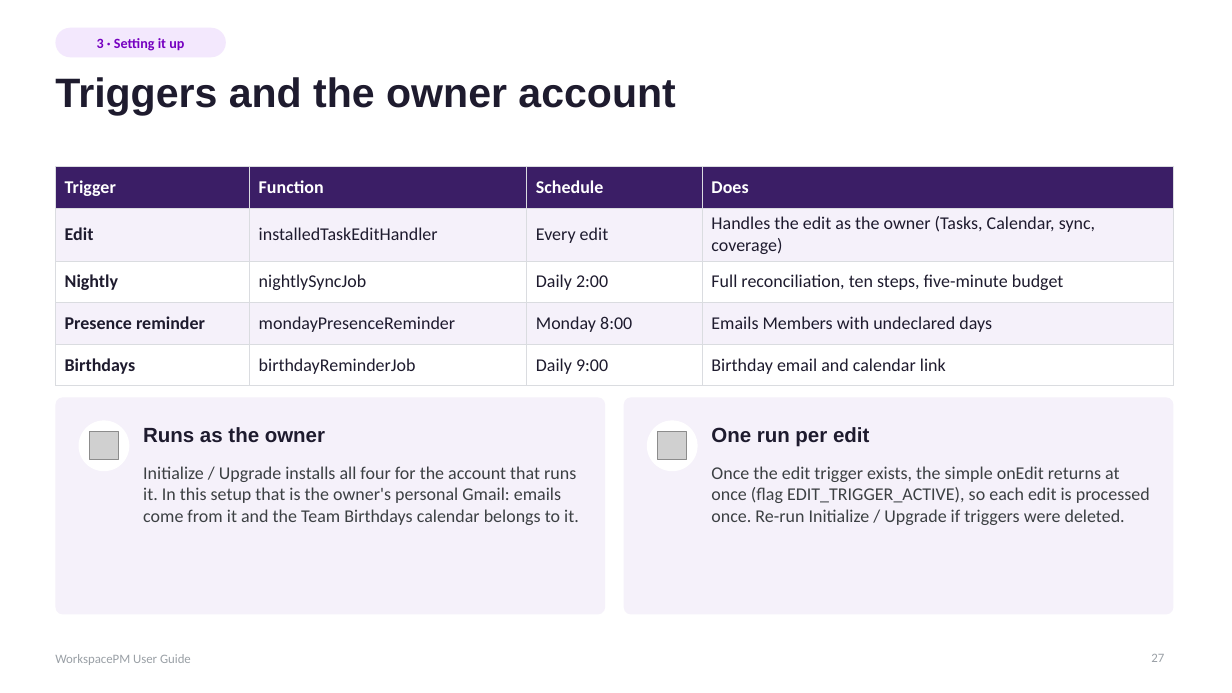
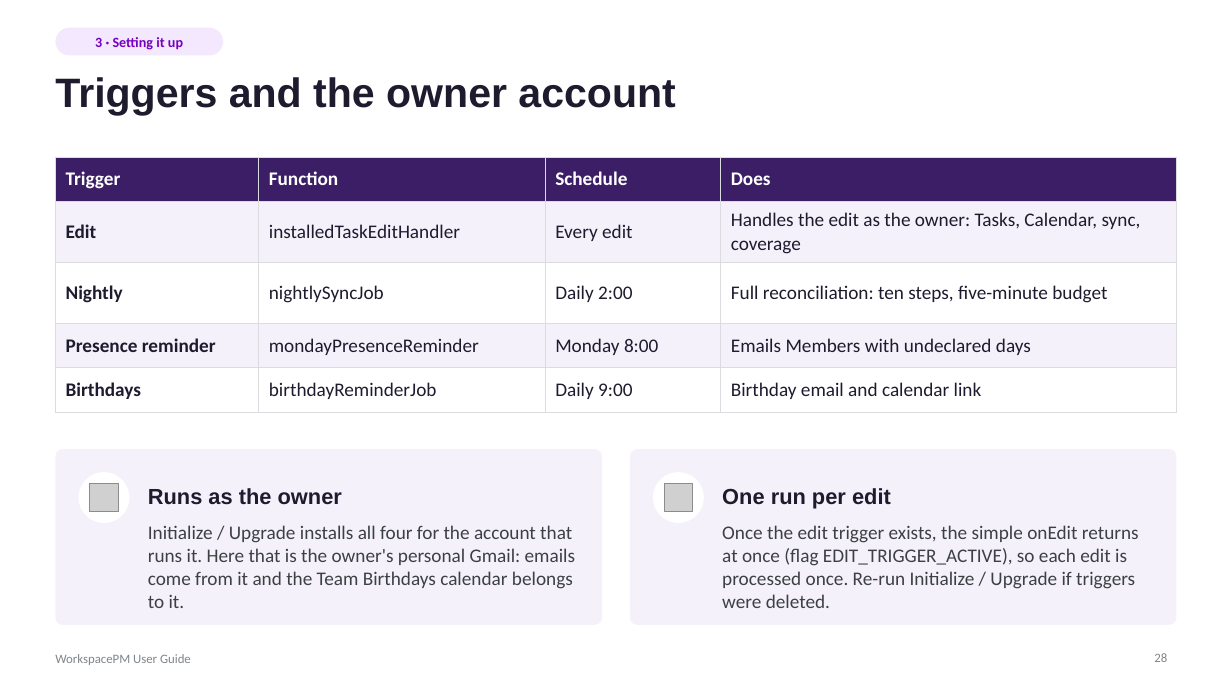
Before and after one commit to hugoglvs/WorkspaceTM, a slide deck: slide 28 of docs/WorkspacePM User Guide.pptx (slide 27 before the commit). Drawn at 1232x693 pixels with LibreOffice and Linux fonts; fonts in the diff are those of the drawing; grey boxes stand for pictures. Boxes give left, top, right and bottom in pixels: in the first picture for what was removed or moved away, otherwise in the second. Text is boxed around its words. In the diff, an @@ line names an element or a change of style, - is before the commit and + after.

```diff
--- a/docs/WorkspacePM User Guide.pptx
+++ b/docs/WorkspacePM User Guide.pptx
@@ table at box(55, 157, 1177, 403) @@
-row 2, column 4: Handles the edit as the owner (Tasks, Calendar, sync, coverage)
+row 2, column 4: Handles the edit as the owner: Tasks, Calendar, sync, coverage
-row 3, column 4: Full reconciliation, ten steps, five-minute budget
+row 3, column 4: Full reconciliation: ten steps, five-minute budget
@@ size 14 to 15 pt in "Trigger", "Function", "Schedule", "Does" and 14 more places @@
@@ borders changed @@
@@ table: place and size @@
-table at box(55, 166, 1174, 378)
+table at box(55, 157, 1177, 403)
@@ rounded rectangle: place and size @@
-rounded rectangle at box(55, 397, 605, 615)
+rounded rectangle at box(55, 449, 603, 625)
@@ proportions changed in 3 elements at box(55, 28, 223, 55), box(55, 449, 603, 625), box(630, 449, 1177, 625) @@
@@ rounded rectangle: place and size @@
-rounded rectangle at box(624, 397, 1174, 615)
+rounded rectangle at box(630, 449, 1177, 625)
@@ ellipse: place and size @@
-ellipse at box(79, 421, 129, 471)
+ellipse at box(79, 472, 129, 523)
@@ ellipse: place and size @@
-ellipse at box(647, 421, 698, 471)
+ellipse at box(653, 472, 704, 523)
@@ picture: place and size @@
-picture at box(90, 432, 118, 460)
+picture at box(90, 483, 118, 512)
@@ text "Runs as the owner": place and size @@
-text "Runs as the owner" at box(143, 427, 325, 442)
+text "Runs as the owner" at box(148, 488, 342, 505)
@@ text "Runs as the owner" at box(148, 488, 342, 505): size 16 to 17 pt @@
@@ picture: place and size @@
-picture at box(658, 432, 687, 460)
+picture at box(665, 483, 693, 512)
@@ text "One run per edit" at box(722, 488, 891, 509): size 16 to 17 pt @@
@@ text "One run per edit": place and size @@
-text "One run per edit" at box(711, 427, 869, 447)
+text "One run per edit" at box(722, 488, 891, 509)
@@ text at box(148, 525, 575, 608): text changed; size 14 to 15 pt @@
-Initialize / Upgrade installs all four for the account that runs it. In this setup that is the owner's personal Gmail: emails come from it and the Team Birthdays calendar belongs to it.
+Initialize / Upgrade installs all four for the account that runs it. Here that is the owner's personal Gmail: emails come from it and the Team Birthdays calendar belongs to it.
@@ text "Once the edit trigger exists, ...": place and size @@
-text "Once the edit trigger exists, ..." at box(711, 466, 1150, 525)
+text "Once the edit trigger exists, ..." at box(722, 525, 1139, 608)
@@ text "Once the edit trigger exists, ..." at box(722, 525, 1139, 608): size 14 to 15 pt @@
@@ text "WorkspacePM User Guide" at box(55, 654, 191, 665): text colour #9AA0A6 to #80868B @@
@@ page number at box(1154, 653, 1167, 662): text changed; text colour #9AA0A6 to #80868B @@
-27
+28
```
Also in this commit, not shown: 50 other slides changed, 1 slide added, 27 other files.
